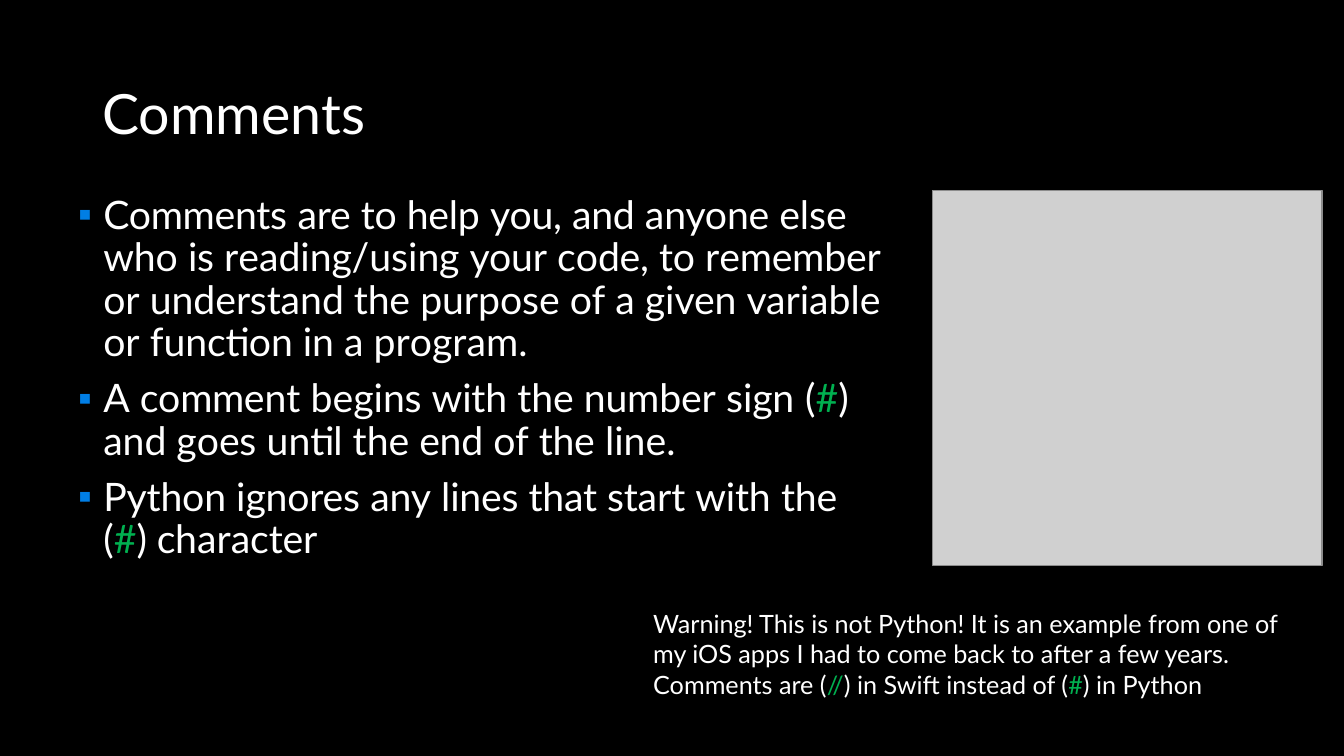
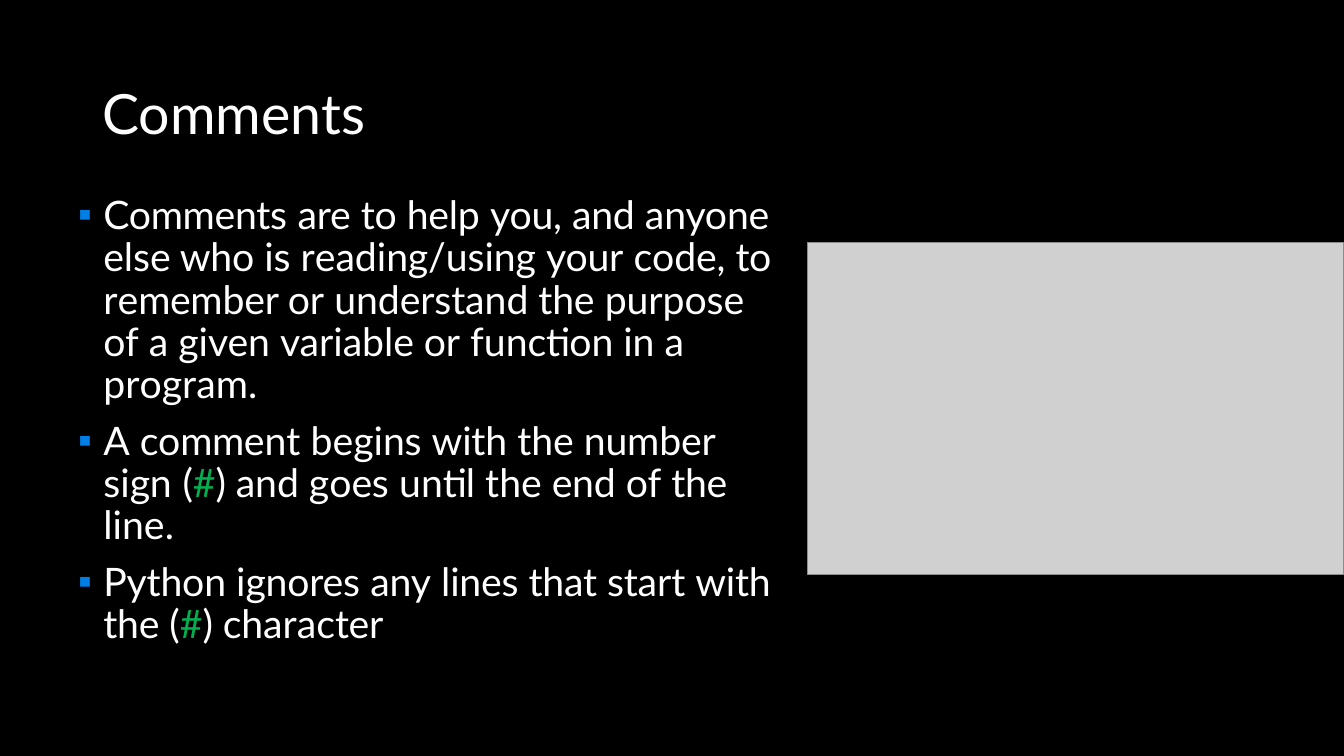
Before and after one commit to APS106/APS106-winter-2022-material, a slide deck: slide 14 of lectures/week1/lecture3/slides/week1_lecture3.pptx (slide 9 before the commit). Drawn at 1344x756 pixels with LibreOffice and Linux fonts; fonts in the diff are those of the drawing; grey boxes stand for pictures; background and template pictures are left out. Boxes give left, top, right and bottom in pixels: in the first picture for what was removed or moved away, otherwise in the second. Text is boxed around its words. In the diff, an @@ line names an element or a change of style, - is before the commit and + after.

```diff
--- a/lectures/week1/lecture3/slides/week1_lecture3.pptx
+++ b/lectures/week1/lecture3/slides/week1_lecture3.pptx
@@ text "Comments are to help you, ..." rewrapped from bbox=[103, 200, 881, 554] to bbox=[103, 200, 772, 639] @@
@@ picture: place and size @@
-picture at bbox=[933, 191, 1322, 566]
+picture at bbox=[808, 243, 1344, 576]
@@ text removed at bbox=[653, 614, 1278, 698] @@
-Warning! This is not Python! It is an example from one of my iOS apps I had to come back to after a few years. Comments are (//) in Swift instead of (#) in Python
```
Also in this commit, not shown: 4 other slides changed, 6 slides added, 1 slide removed, 13 other files.
